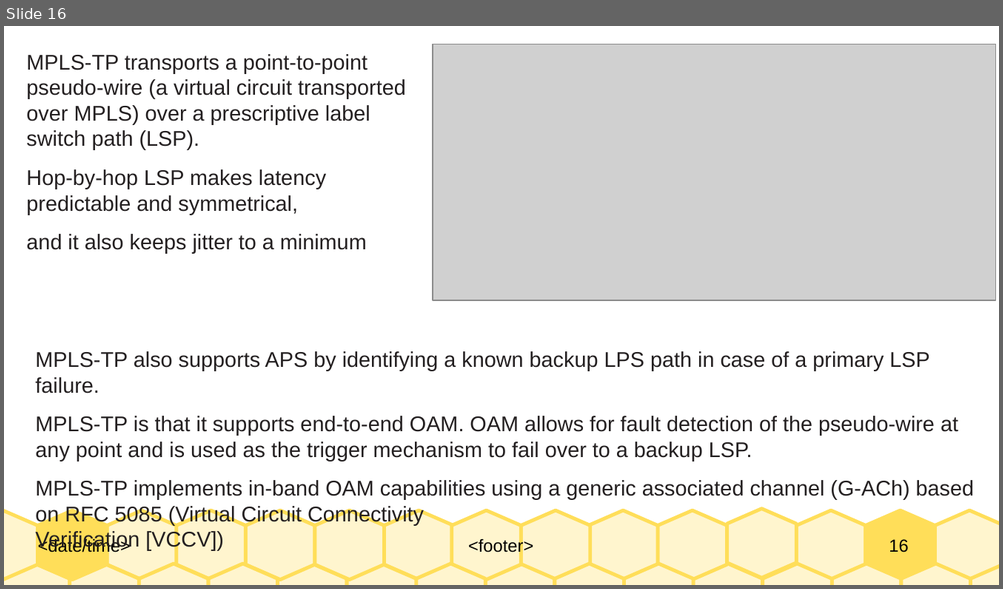
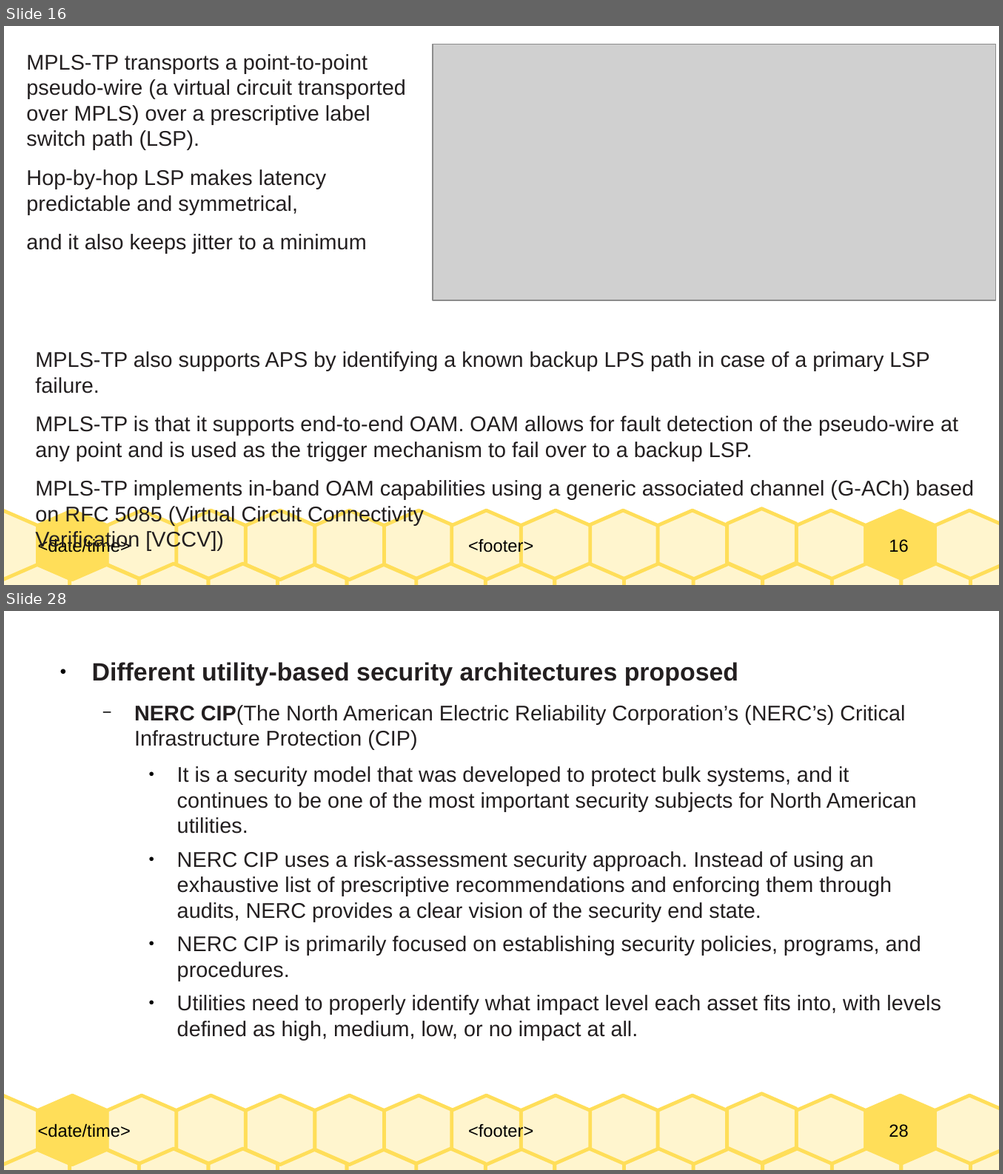
Before and after one commit to Dihfahsih1/Masters-Software-Engineering, a slide deck: yr-sem1/IoT/chapter-11-summary.odp. Shown one above the other, each under a label of ours: slide 16 before the commit, slides 16 and 28 after it; the slides between them are not shown. The pictures are 1003x589 and 1003x1174 pixels, drawn with LibreOffice and Linux fonts; fonts in the diff are those of the drawing; grey boxes stand for pictures. Boxes give left, top, right and bottom in pixels: in the first picture for what was removed or moved away, otherwise in the second. Text is boxed around its words. In the diff, an @@ line names an element or a change of style, - is before the commit and + after.

```diff
--- a/yr-sem1/IoT/chapter-11-summary.odp
+++ b/yr-sem1/IoT/chapter-11-summary.odp
@@ slide 28 added at [4,611,999,1170], background #FFFFFF; not listed: 33 template elements that a slide beside it also shows @@
@@ text added at [92,662,941,1040], 17 pt, text #231F20 @@
+● Different utility-based security architectures proposed
+  − NERC CIP(The North American Electric Reliability Corporation’s (NERC’s) Critical Infrastructure Protection (CIP)
+    ● It is a security model that was developed to protect bulk systems, and it continues to be one of the most important security subjects for North American utilities.
+    ● NERC CIP uses a risk-assessment security approach. Instead of using an exhaustive list of prescriptive recommendations and enforcing them through audits, NERC provides a clear vision of the security end state.
+    ● NERC CIP is primarily focused on establishing security policies, programs, and procedures.
+    ● Utilities need to properly identify what impact level each asset fits into, with levels defined as high, medium, low, or no impact at all.
```
Also in this commit, not shown: 1 slide changed, 15 other slides added, 1 slide removed, 1 other file.
